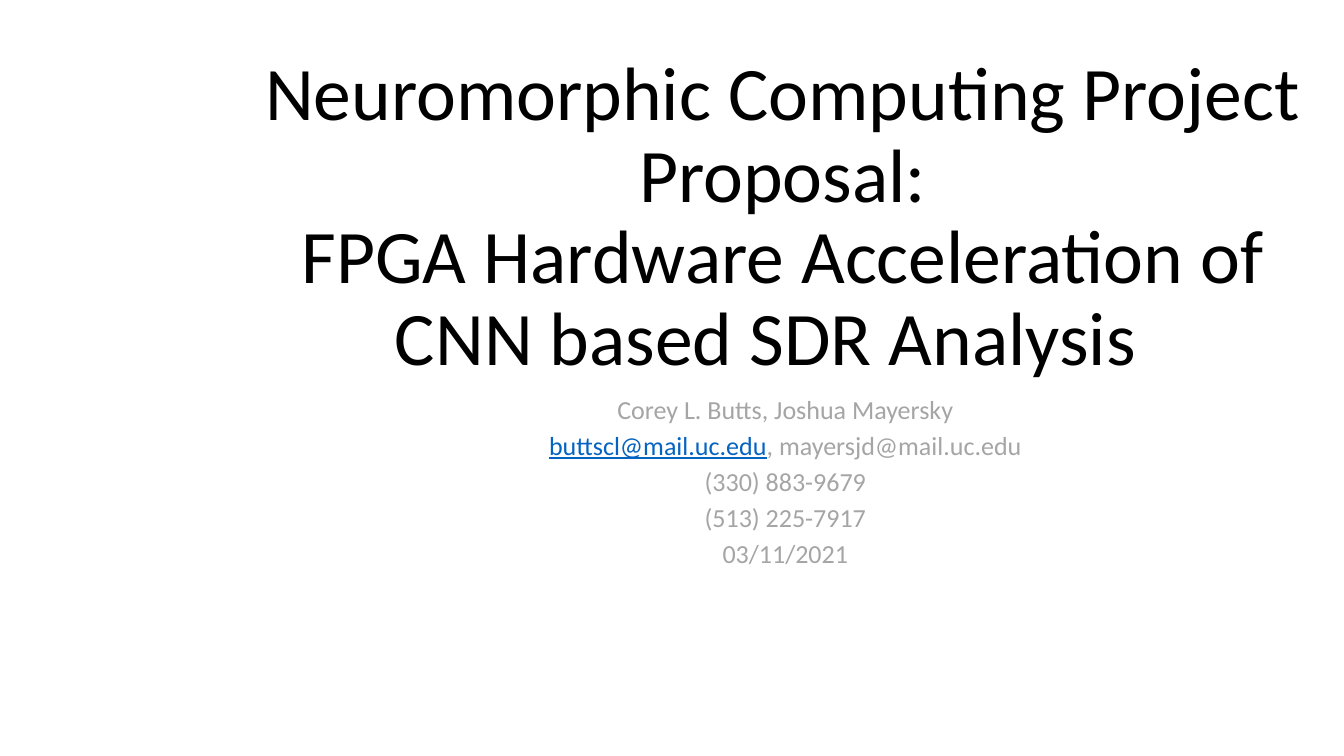
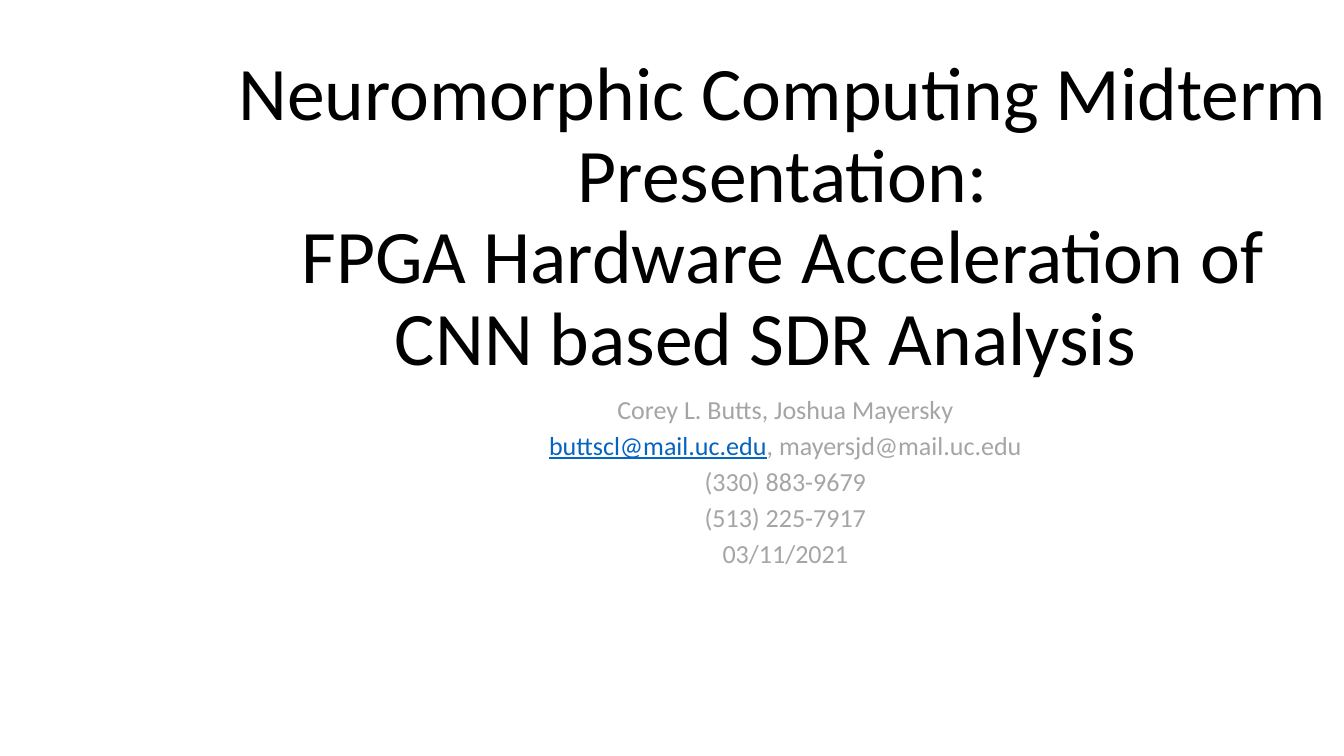
Before and after one commit to mayersjd/HardwareCNN, a slide deck: slide 1 of Presentations/ProjectPresentation_03-11-JM.pptx. Drawn at 1344x756 pixels with LibreOffice and Linux fonts; fonts in the diff are those of the drawing; background and template pictures are left out. Boxes give left, top, right and bottom in pixels: in the first picture for what was removed or moved away, otherwise in the second. Text is boxed around its words. In the diff, an @@ line names an element or a change of style, - is before the commit and + after.

```diff
--- a/Presentations/ProjectPresentation_03-11-JM.pptx
+++ b/Presentations/ProjectPresentation_03-11-JM.pptx
@@ title at (238, 67, 1326, 378): text changed @@
-Neuromorphic Computing Project Proposal:
-FPGA Hardware Acceleration of CNN based SDR Analysis
+Neuromorphic Computing Midterm Presentation:
+FPGA Hardware Acceleration of CNN based SDR Analysis
```
Also in this commit, not shown: 4 other slides changed.
